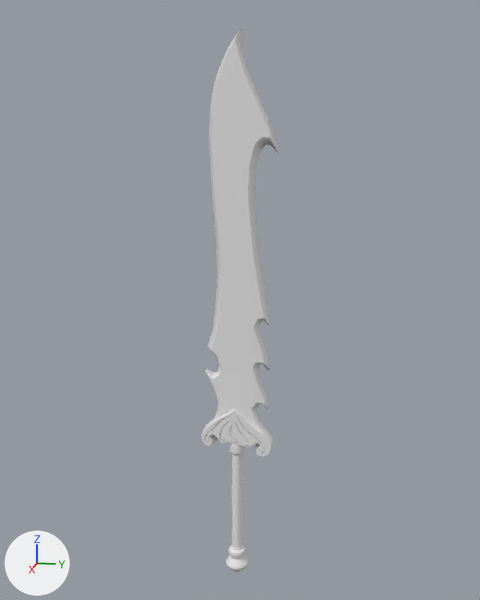
The Blender file Stormlight Game/External Files/Oathbringer.blend, before and after one commit.
The view is the same before and after, from a 50 mm lens placed at (5.28, 1.03, 1.57), pointed at (-0.06, -0.04, 0.24). Lighting does not change. The marker at lower left points along +X, +Y and +Z.
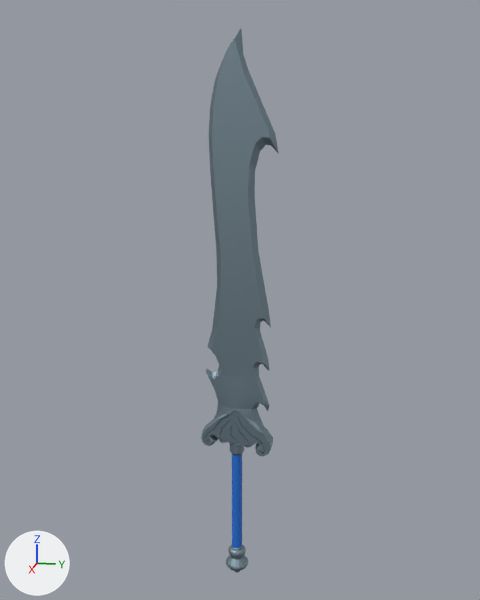
Where the change shows, as pixel boxes [x1, y1, x2, y2] in the pictures (480 x 600 px):
part 1 of me_cube_001, built on: before [202, 408, 273, 456]; after [201, 408, 273, 456]
part 2 of me_cube_001, recoloured (grey to blue): [202, 29, 279, 571] in both
part 3 of me_cube_001, recoloured (grey to blue): [232, 454, 242, 548] in both

Diff of the bpy script that builds the scene:
```diff
--- a/Stormlight Game/External Files/Oathbringer.blend.py
+++ b/Stormlight Game/External Files/Oathbringer.blend.py
@@ mat_material_002 @@
+mat_material_002 = principled_material('Material.002')
+mat_material_002.base_color = (0.0155, 0.152, 0.636)  # blue #216dd1
@@ mat_material @@
+mat_material = principled_material('Material')
+mat_material.base_color = (0.275, 0.368, 0.429)  # blue #8fa3af
+mat_material.metallic = 1.0
+mat_material.roughness = 0.596
@@ me_cube_001 @@
 # used by ob_cube; location = (0.0, 0.0, 0.0)
-me_cube_001.from_pydata(...)  # 627 vertices, 405 faces; spans x 0.0..0.11, y -0.37..0.28, z -2.34..2.37
+me_cube_001.from_pydata(...)  # 757 vertices, 512 faces; spans x 0.0..0.11, y -0.37..0.28, z -2.34..2.37
+# me_cube_001 part 1
+# 72 faces are deleted
+# 2 vertices move within x 0.06, y -0.05, z -1.03
+# 130 vertices are added at x 0.05..0.07, y -0.36..0.26, z -1.12..-0.7
+# 179 new faces join them, mat_material (blue #8fa3af)
+# me_cube_001 part 2: 309 faces spanning x 0.0..0.11, y -0.35..0.28, z -2.3..2.37 switch from no material to mat_material (blue #8fa3af)
+# me_cube_001 part 3: 8 faces spanning x 0.0..0.05, y -0.1..0.0, z -2.06..-1.14 switch from no material to mat_material_002 (blue #216dd1)
```
